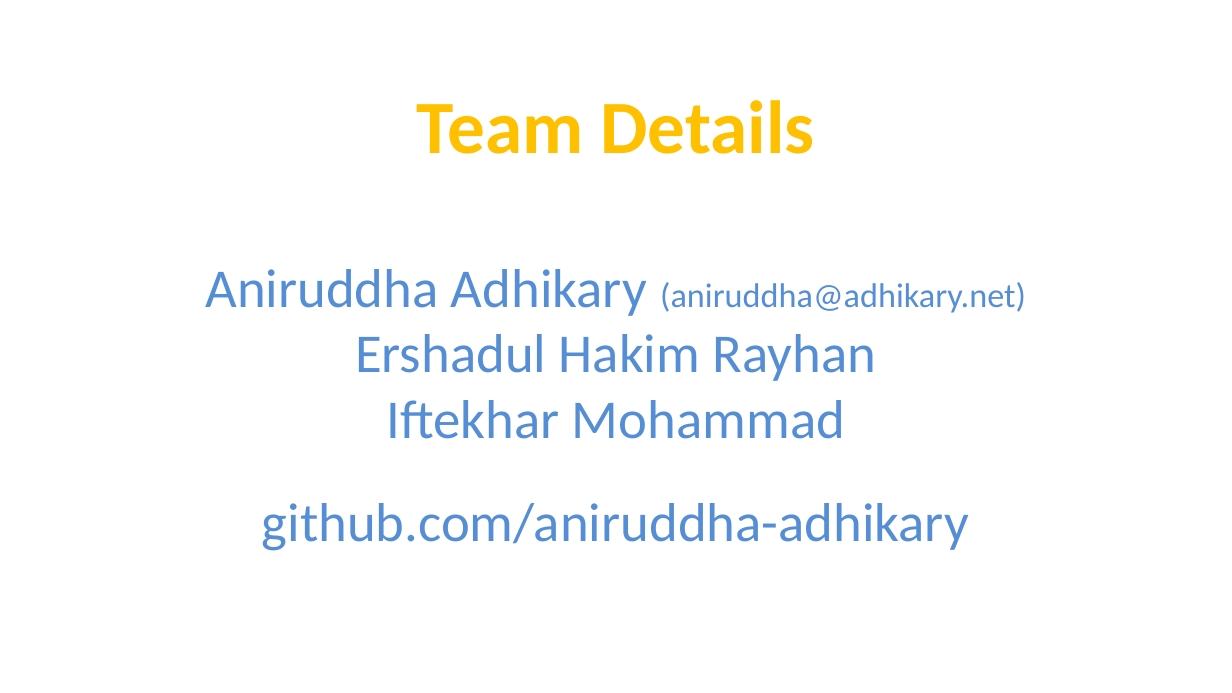
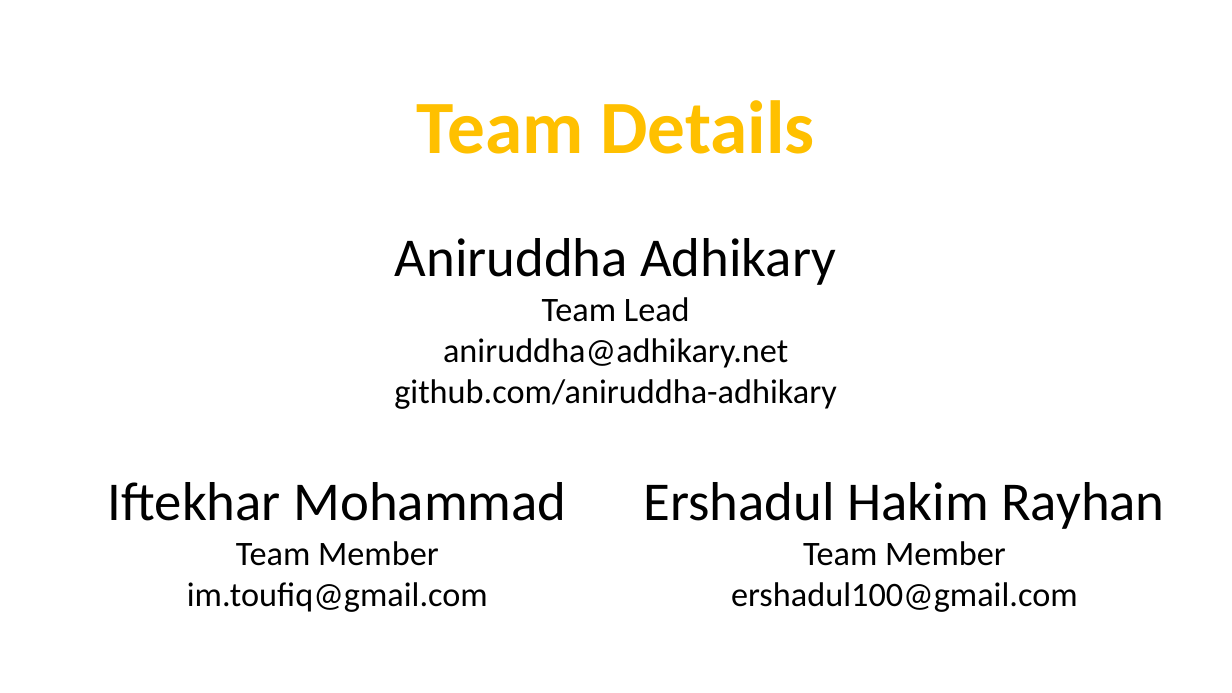
Before and after one commit to ServiceInnovationCamp/Group4, a slide deck: slide 11 of 4-ShikkhokBatayon.pptx. Drawn at 1232x693 pixels with LibreOffice and Linux fonts; fonts in the diff are those of the drawing. Boxes give left, top, right and bottom in pixels: in the first picture for what was removed or moved away, otherwise in the second. Text is boxed around its words. In the diff, an @@ line names an element or a change of style, - is before the commit and + after.

Commit message:
updated slides

```diff
--- a/4-ShikkhokBatayon.pptx
+++ b/4-ShikkhokBatayon.pptx
@@ text "Aniruddha Adhikary": place and size @@
-text "Aniruddha Adhikary" at (205,269,1026,551)
+text "Aniruddha Adhikary" at (394,238,837,409)
@@ text at (395,238,836,368): text changed; size 32 to 20 pt; text colour #558ED5 to #000000 @@
-Aniruddha Adhikary (aniruddha@adhikary.net)
-Ershadul Hakim Rayhan
-Iftekhar Mohammad
+Aniruddha Adhikary
+Team Lead
+aniruddha@adhikary.net
@@ text at (394,379,837,409): size 32 to 20 pt, text colour #558ED5 to #000000 in "github.com/aniruddha-adhikary" @@
@@ text added at (108,482,566,612), 20 pt, text #000000 @@
+Iftekhar Mohammad
+Team Member
+im.toufiq@gmail.com
@@ text added at (644,482,1165,612), 20 pt, text #000000 @@
+Ershadul Hakim Rayhan
+Team Member
+ershadul100@gmail.com
```
Also in this commit, not shown: 9 other slides changed, 1 slide added, 2 slides removed.
